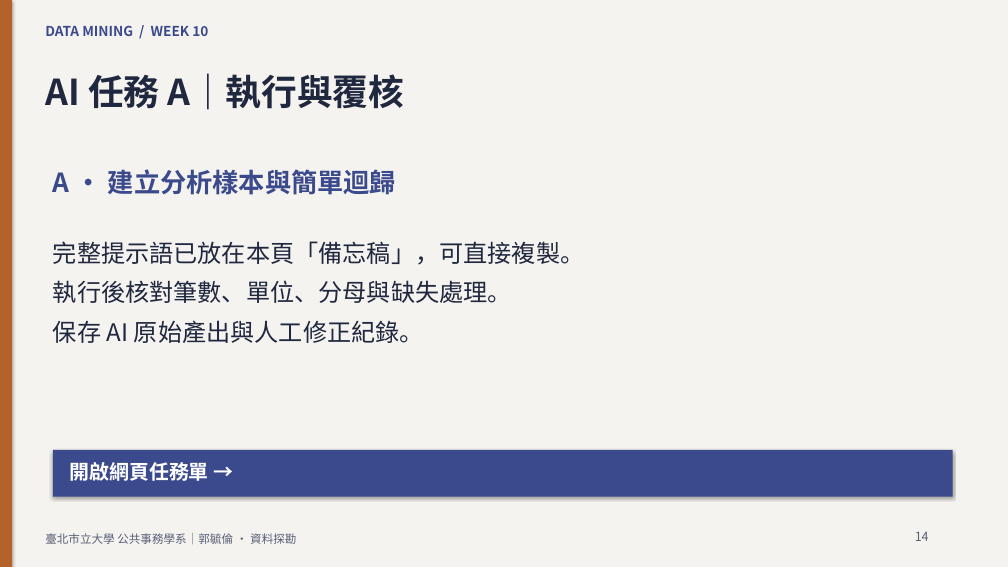
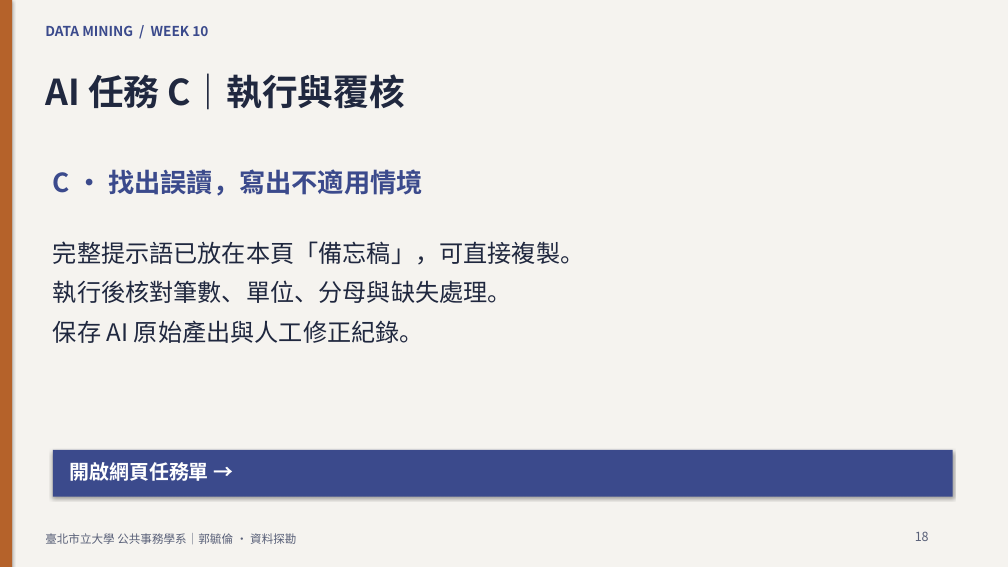
Before and after one commit to knut921/datamining-course, a slide deck: slide 18 of assets/slides/week10.pptx (slide 14 before the commit). Drawn at 1008x567 pixels with LibreOffice and Linux fonts; fonts in the diff are those of the drawing. Boxes give left, top, right and bottom in pixels: in the first picture for what was removed or moved away, otherwise in the second. Text is boxed around its words. In the diff, an @@ line names an element or a change of style, - is before the commit and + after.

```diff
--- a/assets/slides/week10.pptx
+++ b/assets/slides/week10.pptx
@@ text at (45, 73, 404, 110): text changed @@
-AI 任務 A｜執行與覆核
+AI 任務 C｜執行與覆核
@@ text at (53, 169, 423, 196): text changed @@
-A · 建立分析樣本與簡單迴歸
+C · 找出誤讀，寫出不適用情境
@@ text at (915, 531, 929, 541): text changed @@
-14
+18
```
Also in this commit, not shown: 11 other slides changed, 2 slides added, 34 other files.
